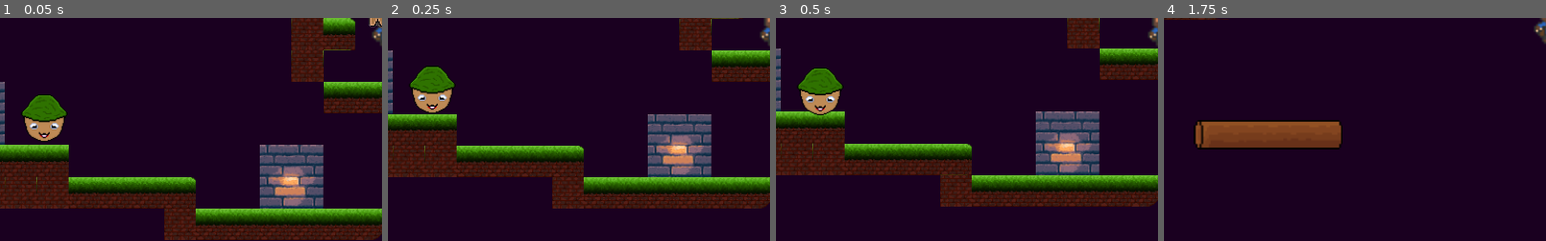
Above: before the commit, frames 1-4 (left to right).
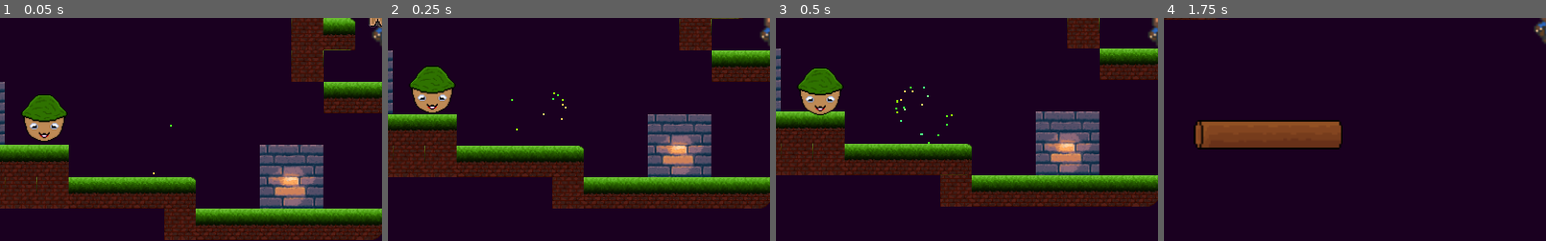
Above: after the commit, the same moments.

Repository: caffebd/sayem-platform
Game: Godot game, scene res://scenes/tileWorld.tscn
Two runs of this game, one before a commit and one after it. Both use one fixed random seed, a clock stepped at 60 frames per second and the inputs below.
Inputs:
- Up to frame 1 (0.05 s): no input
- Up to frame 2 (0.25 s): no input
- Up to frame 3 (0.5 s): no input
- Up to frame 4 (1.75 s): hold D (right) from 0.53 s (still down); tap Space (attack) at 0.6, 1.35 s; tap W (jump) at 0.77, 1.52 s
The pictures show only the part of the screen within x 0-50%, y 50-100%; the shares and areas given below are measured in that part.

The runs differ from the first frame. In frame 1, less than 0.1% of the frame differs, in the area x 40-45%, y 47-71%; in frame 2, less than 0.1%; in frame 3, less than 0.1%, in the area x 31-47%, y 30-57%; in frame 4, nothing differs.

Commit message:
add_portal

Diff:
--- /dev/null
+++ b/scenes/portal.tscn
@@ -0,0 +1,35 @@
+[gd_scene load_steps=3 format=2]
+
+[ext_resource path="res://scripts/portalArea.gd" type="Script" id=1]
+
+[sub_resource type="CircleShape2D" id=1]
+radius = 24.0
+
+[node name="portal" type="Node2D"]
+script = ExtResource( 1 )
+
+[node name="CPUParticles2D" type="CPUParticles2D" parent="."]
+position = Vector2( 3, 0 )
+amount = 70
+lifetime = 3.0
+speed_scale = 0.8
+explosiveness = 0.5
+emission_shape = 1
+emission_sphere_radius = 28.36
+direction = Vector2( 0, -1 )
+spread = 50.0
+gravity = Vector2( 0, 0 )
+initial_velocity = 20.0
+orbit_velocity = 1.8
+linear_accel = 30.0
+scale_amount = 2.0
+color = Color( 0.992157, 1, 0, 1 )
+hue_variation = 0.93
+hue_variation_random = 0.42
+
+[node name="portalArea" type="Area2D" parent="."]
+
+[node name="CollisionShape2D" type="CollisionShape2D" parent="portalArea"]
+shape = SubResource( 1 )
+
+[connection signal="body_entered" from="portalArea" to="." method="_on_portalArea_body_entered"]
--- a/scenes/tileWorld.tscn
+++ b/scenes/tileWorld.tscn
@@ -10,6 +10,7 @@
 [ext_resource path="res://scenes/UFO.tscn" type="PackedScene" id=8]
 [ext_resource path="res://assets/tilemap/new_tile.png" type="Texture" id=9]
 [ext_resource path="res://scenes/log.tscn" type="PackedScene" id=10]
+[ext_resource path="res://scenes/portal.tscn" type="PackedScene" id=11]
 
 [sub_resource type="ConvexPolygonShape2D" id=1]
 points = PoolVector2Array( 0, 0, 32, 0, 32, 32, 0, 32 )
@@ -143,7 +144,7 @@
 position = Vector2( 520, 453 )
 
 [node name="goomba3" parent="enemies" instance=ExtResource( 3 )]
-position = Vector2( 152, 280 )
+position = Vector2( 113, 282 )
 
 [node name="goomba4" parent="enemies" instance=ExtResource( 3 )]
 position = Vector2( 288, 96 )
@@ -185,3 +186,11 @@
 position = Vector2( 1000, 608 )
 move_to = Vector2( 0, -100 )
 move_time = 4.0
+
+[node name="portal" parent="." instance=ExtResource( 11 )]
+position = Vector2( 132, 130 )
+linked_portal_path = NodePath("../portal2")
+
+[node name="portal2" parent="." instance=ExtResource( 11 )]
+position = Vector2( 624, 480 )
+linked_portal_path = NodePath("../portal")
--- a/scripts/Player.gd
+++ b/scripts/Player.gd
@@ -11,9 +11,12 @@
 
 var attacking = false
 
+var used_portal = false
+
 func _ready():
 	GlobalSignals.connect("push_up", self, "_push_up")
 	GlobalSignals.connect("fly_power", self, "_fly_power")
+	GlobalSignals.connect("use_portal", self, "_use_portal")
 
 func _input(event):
 
@@ -55,6 +58,23 @@
 
 		$"%attackCollision".disabled = false
 
+func _use_portal(new_position):
+	direction = Vector2.ZERO
+	visible = false
+	call_deferred("_collision_off")
+	var tween = create_tween()
+	tween.tween_property(self, "global_position", new_position, 1.0)
+	yield (tween, "finished")
+	call_deferred("_collision_on")
+
+	visible = true
+
+func _collision_off():
+	$PlayerCollision.disabled = true
+	$"%attackCollision".disabled = true
+
+func _collision_on():
+	$PlayerCollision.disabled = false
 
 func _push_up():
 	pushed = true
--- a/scripts/globalSignals.gd
+++ b/scripts/globalSignals.gd
@@ -15,3 +15,5 @@
 
 signal ufo_attack()
 signal ufo_return()
+
+signal use_portal(new_position)
--- /dev/null
+++ b/scripts/portalArea.gd
@@ -0,0 +1,16 @@
+extends Node2D
+
+export(NodePath) var linked_portal_path
+onready var linked_portal = get_node(linked_portal_path)
+
+func _ready():
+	pass
+
+
+func _on_portalArea_body_entered(body):
+	if body.is_in_group("player"):
+		if body.used_portal == false:
+			body.used_portal = true
+			GlobalSignals.emit_signal("use_portal", linked_portal.global_position)
+		else:
+			body.used_portal = false
Not shown: 1 places in scenes/tileWorld.tscn that only renumber resources
